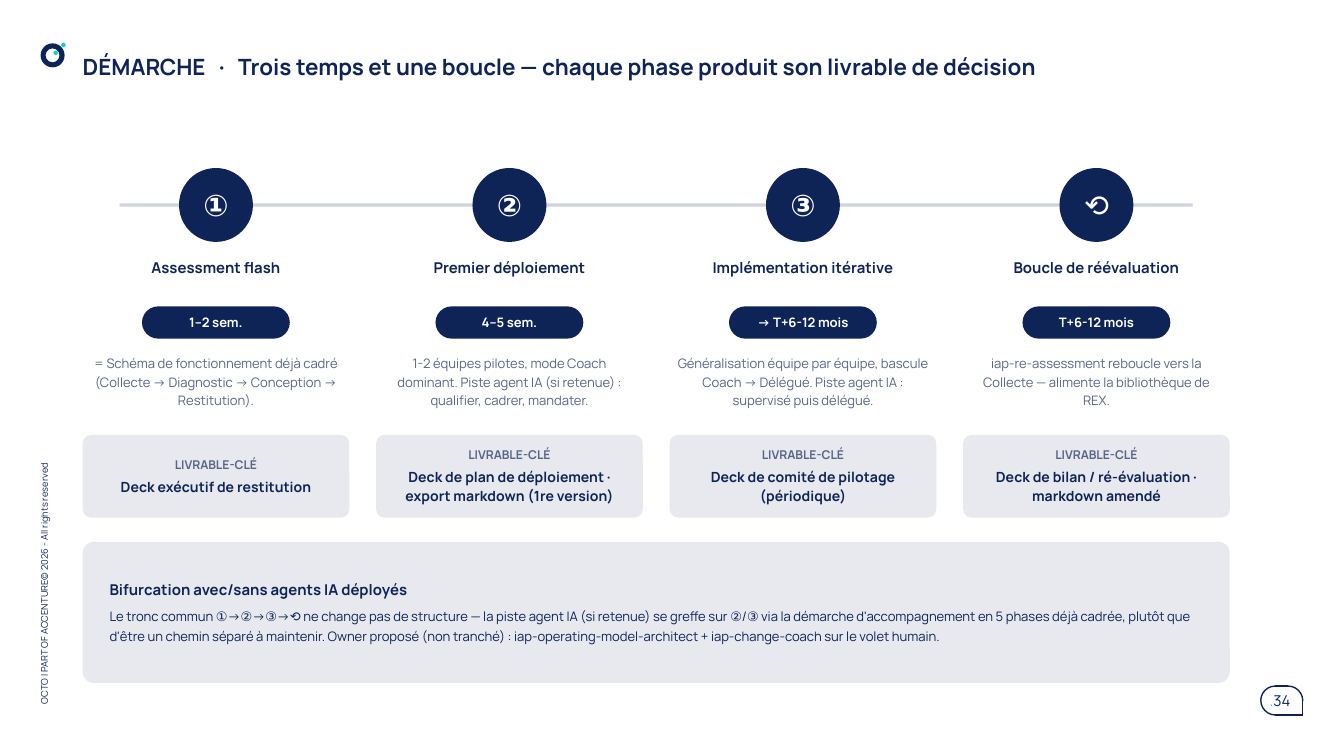
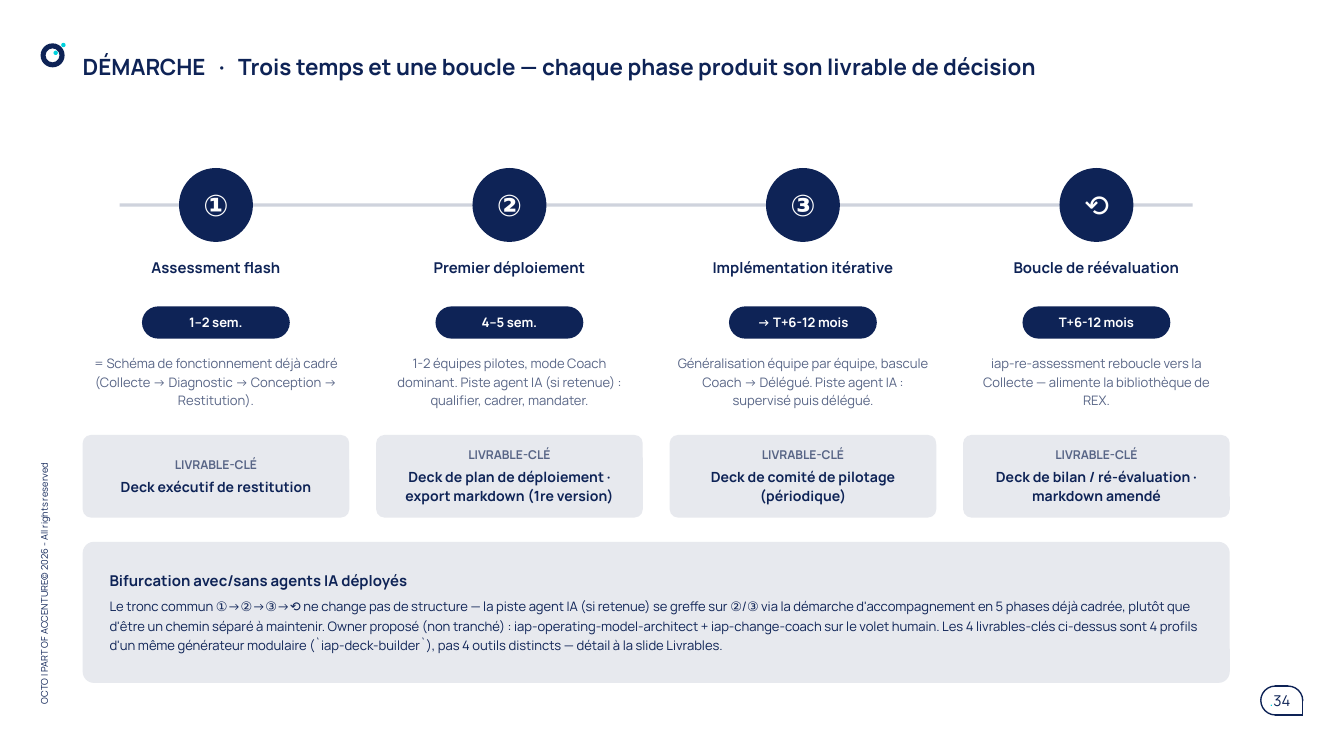
Before and after one commit to claudecamus-dot/Vscode3, a slide deck: slide 34 of docs/cadrage-ppt/bmad-iap-cadrage-synthese.pptx. Drawn at 1344x756 pixels with LibreOffice and Linux fonts; fonts in the diff are those of the drawing. Boxes give left, top, right and bottom in pixels: in the first picture for what was removed or moved away, otherwise in the second. Text is boxed around its words. In the diff, an @@ line names an element or a change of style, - is before the commit and + after.

```diff
--- a/docs/cadrage-ppt/bmad-iap-cadrage-synthese.pptx
+++ b/docs/cadrage-ppt/bmad-iap-cadrage-synthese.pptx
@@ text at [110,600,1198,654]: text changed @@
-Le tronc commun ①→②→③→⟲ ne change pas de structure — la piste agent IA (si retenue) se greffe sur ②/③ via la démarche d'accompagnement en 5 phases déjà cadrée, plutôt que d'être un chemin séparé à maintenir. Owner proposé (non tranché) : iap-operating-model-architect + iap-change-coach sur le volet humain.
+Le tronc commun ①→②→③→⟲ ne change pas de structure — la piste agent IA (si retenue) se greffe sur ②/③ via la démarche d'accompagnement en 5 phases déjà cadrée, plutôt que d'être un chemin séparé à maintenir. Owner proposé (non tranché) : iap-operating-model-architect + iap-change-coach sur le volet humain. Les 4 livrables-clés ci-dessus sont 4 profils d'un même générateur modulaire (`iap-deck-builder`), pas 4 outils distincts — détail à la slide Livrables.
```
Also in this commit, not shown: 4 other slides changed, 3 other files.
